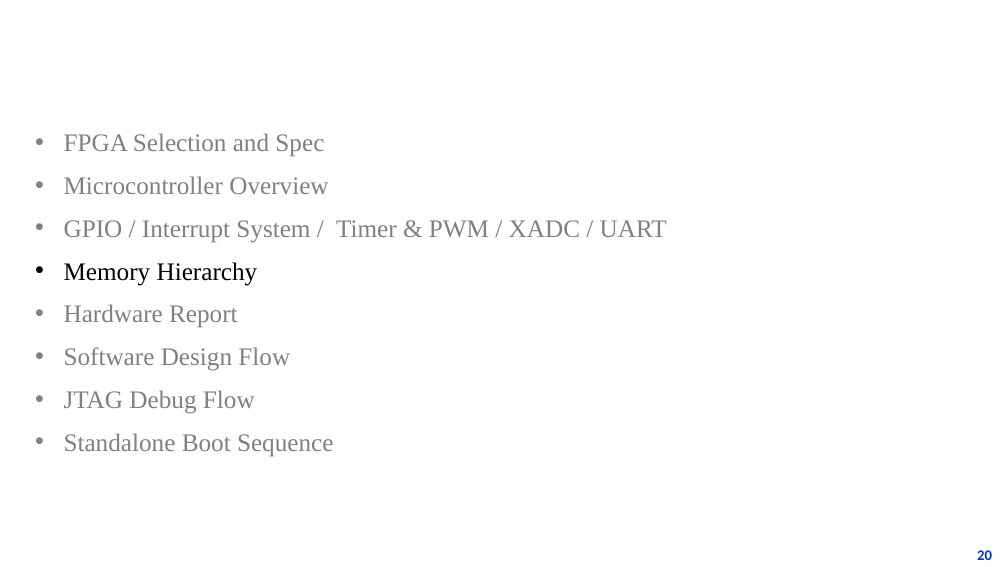
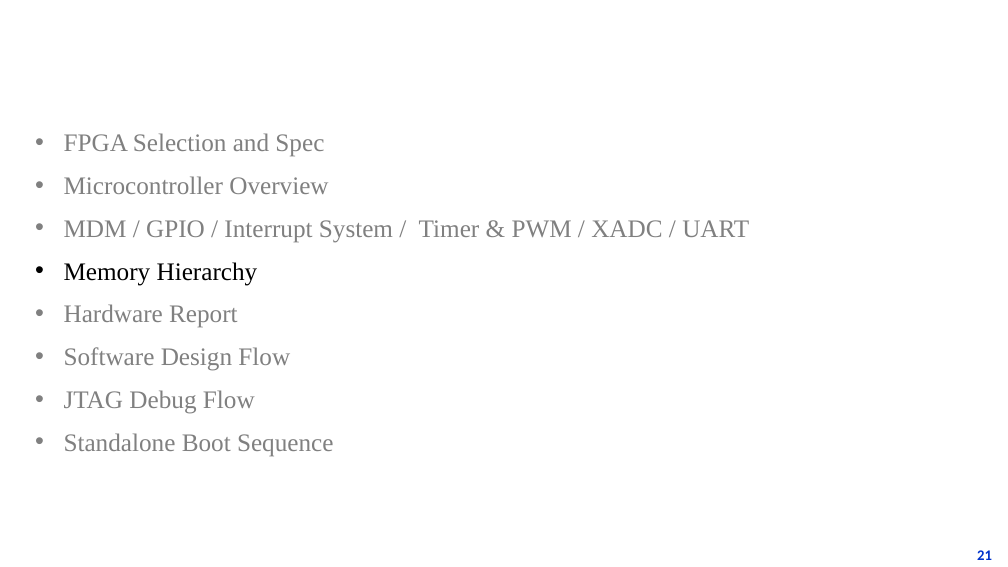
Before and after one commit to ukp66482/RISC-V_MCU-on-Cmod-A7, a slide deck: slide 21 of Intro_PPT/RISCV-MCU.pptx (slide 20 before the commit). Drawn at 1008x567 pixels with LibreOffice and Linux fonts; fonts in the diff are those of the drawing; background and template pictures are left out. Boxes give left, top, right and bottom in pixels: in the first picture for what was removed or moved away, otherwise in the second. Text is boxed around its words. In the diff, an @@ line names an element or a change of style, - is before the commit and + after.

```diff
--- a/Intro_PPT/RISCV-MCU.pptx
+++ b/Intro_PPT/RISCV-MCU.pptx
@@ text at box(64, 220, 749, 243): text changed @@
-• GPIO / Interrupt System / Timer & PWM / XADC / UART
+• MDM / GPIO / Interrupt System / Timer & PWM / XADC / UART
@@ page number at box(977, 550, 992, 560): text changed @@
-20
+21
```
Also in this commit, not shown: 8 other slides changed, 2 slides added, 2 other files.
